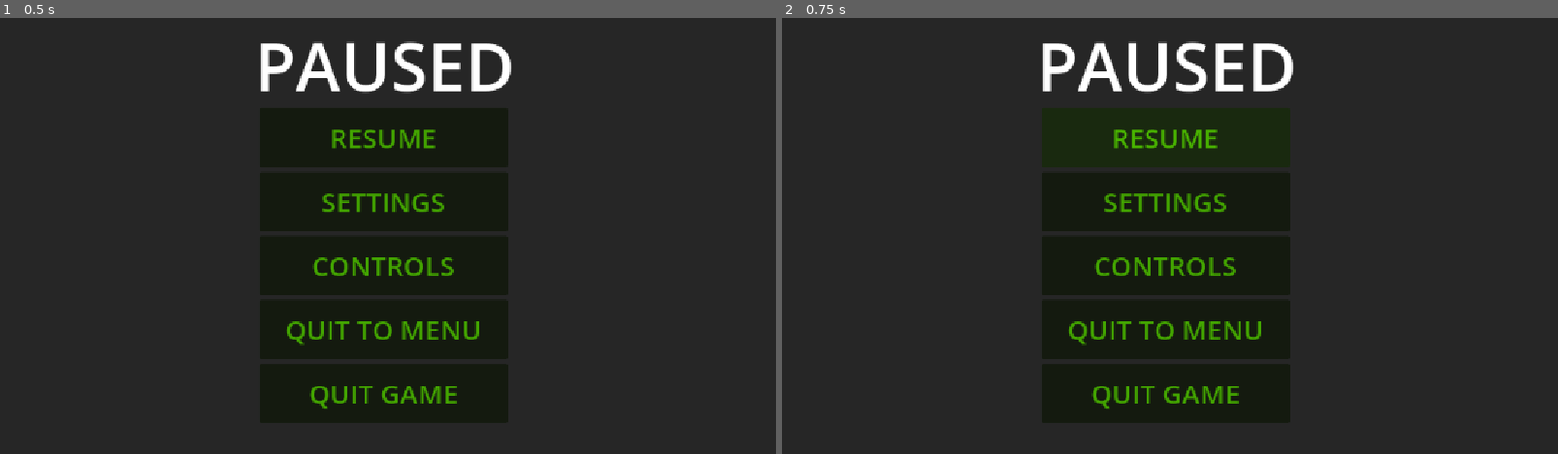
Above: before the commit, frames 1-2 (left to right).
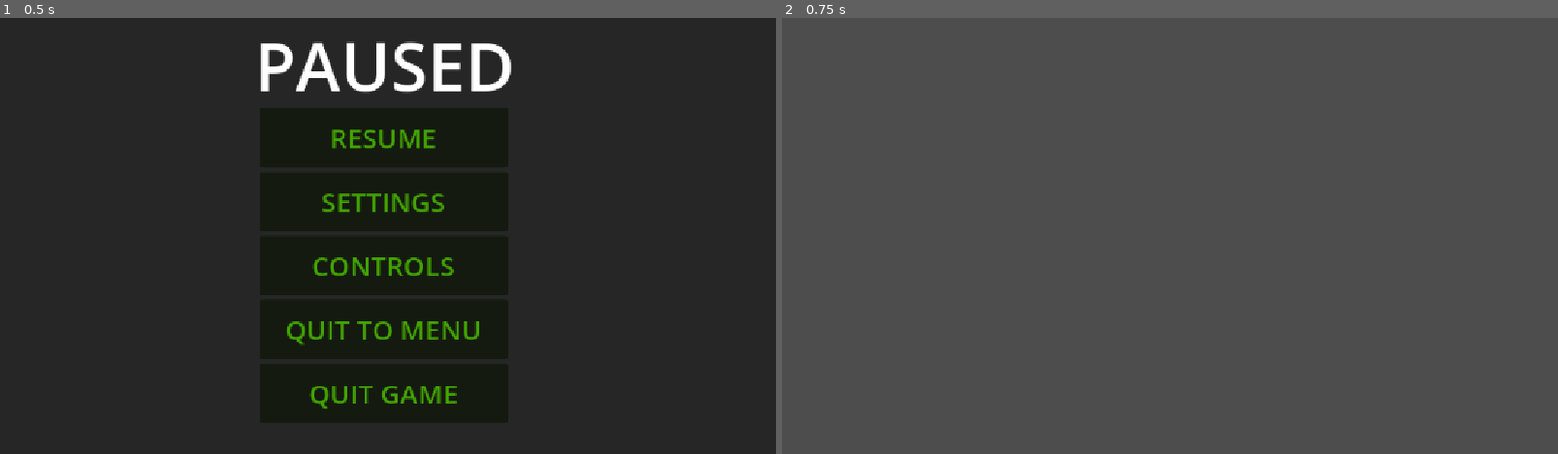
Above: after the commit, the same moments.

Repository: christiannoll/Basic3DGame
Game: Godot game, scene res://Scenes/pause_menu.tscn
Two runs of this game, one before a commit and one after it. Both use one fixed random seed, a clock stepped at 60 frames per second and the inputs below. This scene is started directly instead of the project's main scene.
Inputs:
- Up to frame 1 (0.5 s): no input
- Up to frame 2 (0.75 s): click "RESUME" at 0.5 s

Frame 1 is identical in both runs. In frame 2, 100% of the frame differs, in the area x 0-100%, y 0-100%.

Commit message:
Connected buttons

Diff:
--- a/Scenes/pause_menu.tscn
+++ b/Scenes/pause_menu.tscn
@@ -67,7 +67,7 @@
 theme_override_font_sizes/font_size = 40
 text = "QUIT TO MENU"
 
-[node name="menu_button2" type="Button" parent="." unique_id=1277567179]
+[node name="quit_button" type="Button" parent="." unique_id=1277567179]
 modulate = Color(0.29803923, 0.7372549, 0, 1)
 layout_mode = 0
 offset_left = 385.0
@@ -76,3 +76,7 @@
 offset_bottom = 602.0
 theme_override_font_sizes/font_size = 40
 text = "QUIT GAME"
+
+[connection signal="pressed" from="resume_button" to="." method="resume"]
+[connection signal="pressed" from="menu_button" to="." method="back_to_menu"]
+[connection signal="pressed" from="quit_button" to="." method="quit_game"]
